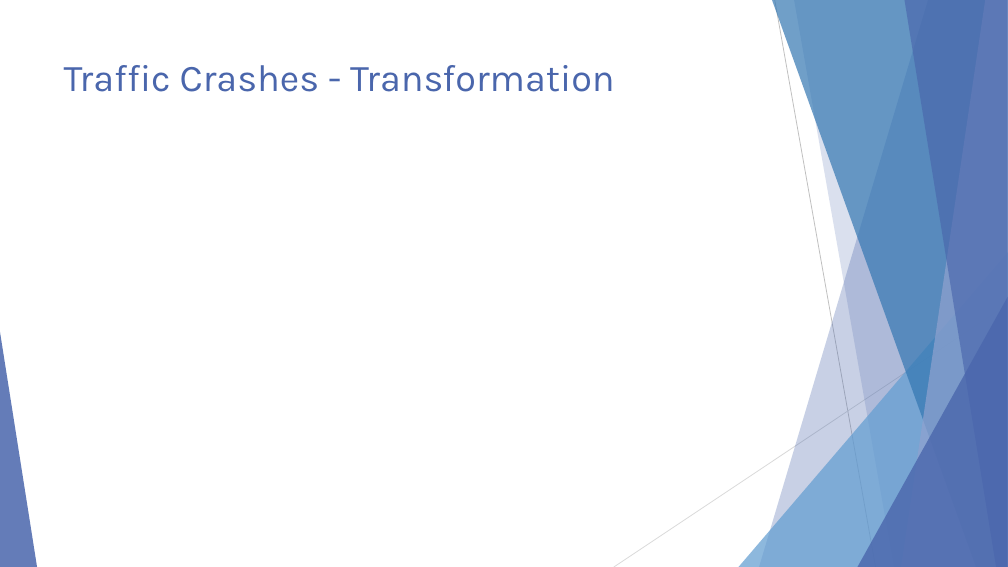
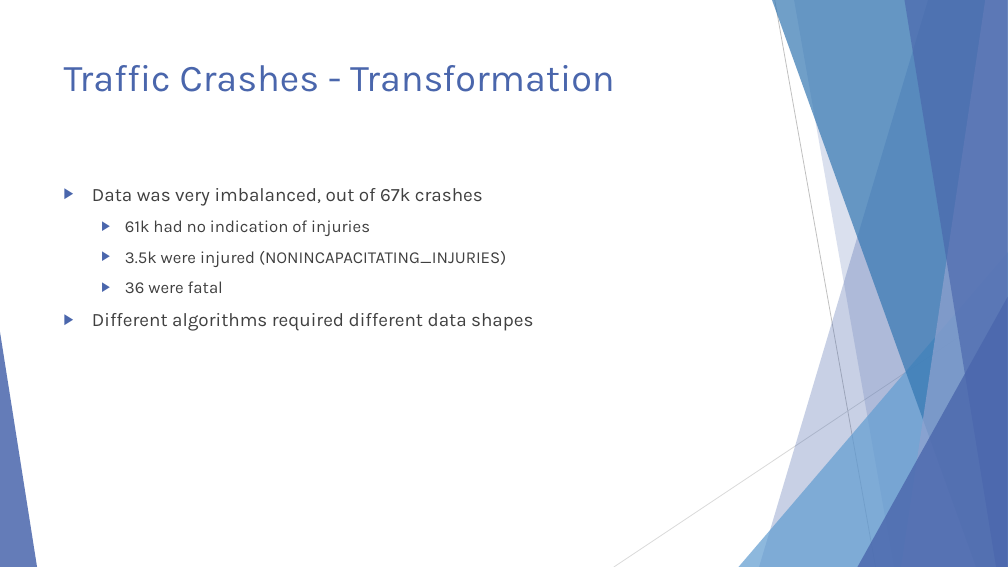
Before and after one commit to ndarwich/Crash-Analysis, a slide deck: slide 21 of Slides/An Investigation.pptx (slide 17 before the commit). Drawn at 1008x567 pixels with LibreOffice and Linux fonts; fonts in the diff are those of the drawing. Boxes give left, top, right and bottom in pixels: in the first picture for what was removed or moved away, otherwise in the second. Text is boxed around its words. In the diff, an @@ line names an element or a change of style, - is before the commit and + after.

```diff
--- a/Slides/An Investigation.pptx
+++ b/Slides/An Investigation.pptx
@@ text added at (92,188,533,331), 18 pt, text #404040 @@
+▶ Data was very imbalanced, out of 67k crashes
+  ▶ 61k had no indication of injuries
+  ▶ 3.5k were injured (NONINCAPACITATING_INJURIES)
+  ▶ 36 were fatal
+▶ Different algorithms required different data shapes
```
Also in this commit, not shown: 5 other slides changed, 4 slides added, 1 other file.
